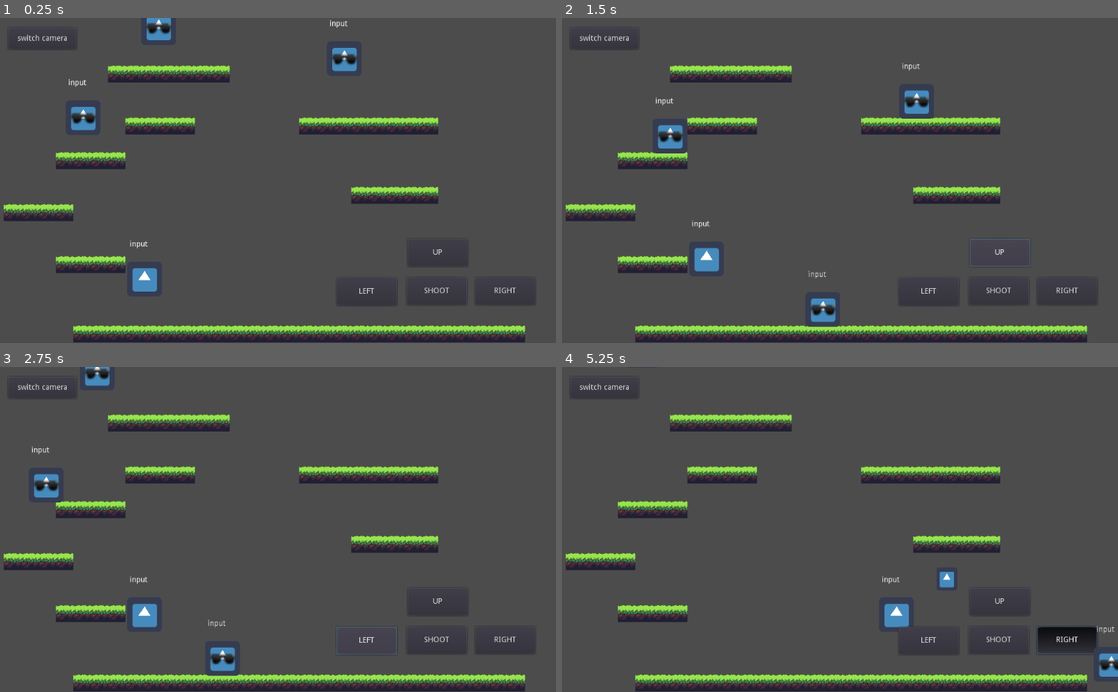
Above: before the commit, frames 1-4 (two rows, left to right).
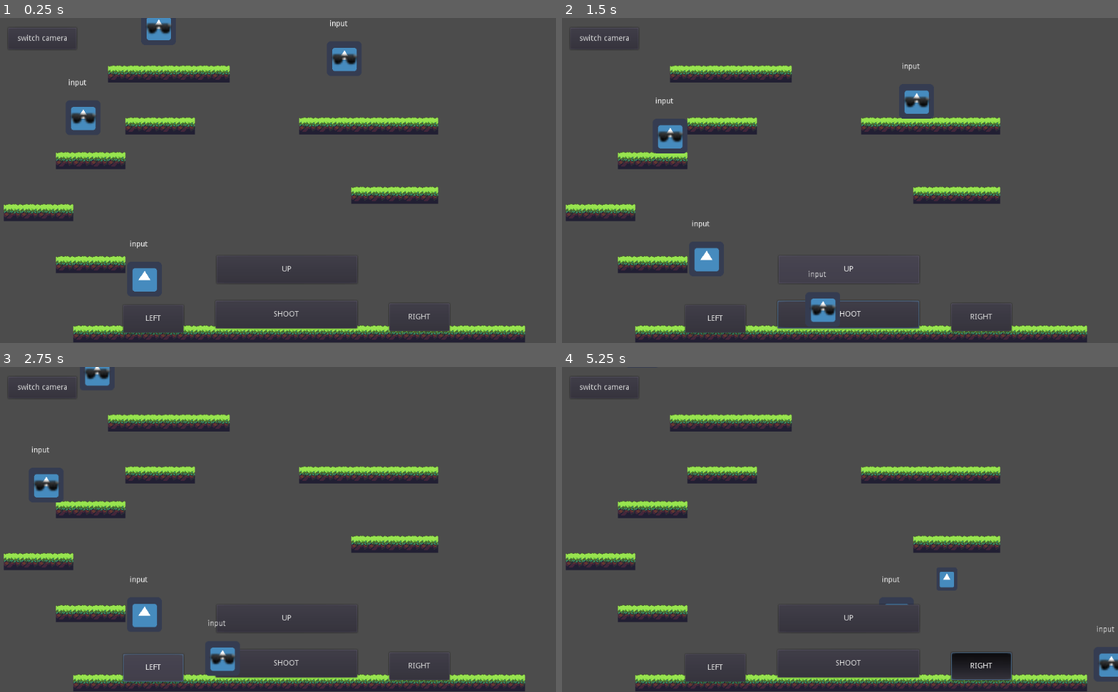
Above: after the commit, the same moments.

Repository: digitaltdesignlyngby/GodotPlatformer
Game: Godot game, scene res://scenes/Level1.tscn
The game is run twice, just before and just after one commit, with the same random seed, the same clock (stepped at 60 frames per second) and the same inputs. The engine's default icon, where the game draws it, is replaced by a stand-in: a white triangle on a blue panel in a dark square.
Inputs (mouse positions are in pixels of both pictures, inside the frame that each line leads up to):
- Up to frame 1 (0.25 s): no input
- Up to frame 2 (1.5 s): click "SHOOT" at 0.5 s; click "UP" at 1.25 s
- Up to frame 3 (2.75 s): click "LEFT" at 2 s
- Up to frame 4 (5.25 s): click "RIGHT" at 2.75 s; move the mouse to (962, 513) at 3.52 s; hold Space (shoot) 3.53-4.28 s; hold Right (ui_right) 3.53-5.03 s; click (962, 513) at 3.67 s; tap Up (ui_up) at 3.77, 4.52 s; move the mouse to (728, 545) at 4.27 s; tap Space (shoot) at 4.35 s; move the mouse to (895, 458) at 5.02 s; hold Left (ui_left) from 5.03 s (still down); hold Space (shoot) from 5.03 s (still down)

The runs differ from the first frame. In frame 1, 1.1% of the frame differs, in the area x 22-96%, y 71-98%; in frame 2, 1.1%; in frame 3, 1.2%; in frame 4, 2.9%, in the area x 22-97%, y 71-98%.

Commit message:
multi touch
Et nyt script delt imellem alle knapper muliggør multi-touch...
Der laves customized signaler i koden
Disse signaler skal tilsluttes det script der styrer player
I vores tilfælde er der et globalt script der sætter spillerens tilstande
herefter lytter playeren efter sin tilstand i det globale svript

Diff:
--- a/scenes/GUI.tscn
+++ b/scenes/GUI.tscn
@@ -1,5 +1,6 @@
-[gd_scene load_steps=2 format=2]
+[gd_scene load_steps=3 format=2]
 
+[ext_resource path="res://scripts/TouchButton.gd" type="Script" id=1]
 [ext_resource path="res://scripts/GUI.gd" type="Script" id=2]
 
 [node name="GUI" type="Node2D"]
@@ -13,43 +14,49 @@
 text = "switch camera"
 
 [node name="SHOOT" type="Button" parent="."]
-margin_left = 749.0
-margin_top = 479.0
-margin_right = 860.0
-margin_bottom = 530.0
+margin_left = 397.0
+margin_top = 522.0
+margin_right = 658.0
+margin_bottom = 573.0
 rect_pivot_offset = Vector2( 48, 19 )
 text = "SHOOT"
+script = ExtResource( 1 )
 
 [node name="UP" type="Button" parent="."]
-margin_left = 751.0
-margin_top = 408.0
-margin_right = 862.0
-margin_bottom = 459.0
+margin_left = 399.0
+margin_top = 439.0
+margin_right = 658.0
+margin_bottom = 490.0
 rect_pivot_offset = Vector2( 48, 19 )
+focus_mode = 0
+enabled_focus_mode = 0
 text = "UP"
+script = ExtResource( 1 )
 
 [node name="LEFT" type="Button" parent="."]
-margin_left = 620.0
-margin_top = 480.0
-margin_right = 731.0
-margin_bottom = 531.0
+margin_left = 227.0
+margin_top = 530.0
+margin_right = 338.0
+margin_bottom = 581.0
 rect_pivot_offset = Vector2( 48, 19 )
 text = "LEFT"
+script = ExtResource( 1 )
 
 [node name="RIGHT" type="Button" parent="."]
-margin_left = 875.0
-margin_top = 479.0
-margin_right = 986.0
-margin_bottom = 530.0
+margin_left = 717.0
+margin_top = 527.0
+margin_right = 828.0
+margin_bottom = 578.0
 rect_pivot_offset = Vector2( 48, 19 )
 text = "RIGHT"
+script = ExtResource( 1 )
 
 [connection signal="button_down" from="CAMERA" to="." method="_on_Button_button_down"]
-[connection signal="button_down" from="SHOOT" to="." method="_on_SHOOT_button_down"]
-[connection signal="button_up" from="SHOOT" to="." method="_on_SHOOT_button_up"]
-[connection signal="button_down" from="UP" to="." method="_on_UP_button_down"]
-[connection signal="button_up" from="UP" to="." method="_on_UP_button_up"]
-[connection signal="button_down" from="LEFT" to="." method="_on_LEFT_button_down"]
-[connection signal="button_up" from="LEFT" to="." method="_on_LEFT_button_up"]
-[connection signal="button_down" from="RIGHT" to="." method="_on_RIGHT_button_down"]
-[connection signal="button_up" from="RIGHT" to="." method="_on_RIGHT_button_up"]
+[connection signal="_touch_down" from="SHOOT" to="." method="_on_SHOOT_button_down"]
+[connection signal="_touch_up" from="SHOOT" to="." method="_on_SHOOT_button_up"]
+[connection signal="_touch_down" from="UP" to="." method="_on_UP_button_down"]
+[connection signal="_touch_up" from="UP" to="." method="_on_UP_button_up"]
+[connection signal="_touch_down" from="LEFT" to="." method="_on_LEFT_button_down"]
+[connection signal="_touch_up" from="LEFT" to="." method="_on_LEFT_button_up"]
+[connection signal="_touch_down" from="RIGHT" to="." method="_on_RIGHT_button_down"]
+[connection signal="_touch_up" from="RIGHT" to="." method="_on_RIGHT_button_up"]
--- /dev/null
+++ b/scripts/TouchButton.gd
@@ -0,0 +1,27 @@
+extends Button
+
+signal _touch_down
+signal _touch_up
+
+var index ## til at holde øje med hvilket klik/touch der hører til knappen!
+
+func _ready():
+	pass # Replace with function body.
+
+
+
+func _input(event):
+	if event is InputEventScreenTouch:
+		var xmin	=	rect_position.x
+		var xmax	=	rect_position.x + rect_size.x
+		var ymin	=	rect_position.y
+		var ymax	=	rect_position.y + rect_size.y
+		var x		=	event.position.x
+		var y		=	event.position.y
+		if x < xmax && x > xmin && y < ymax && y > ymin:
+			if event.pressed  : 	## knappen klikkes og index huskes
+				emit_signal("_touch_down")
+				index = event.index
+			if !event.pressed && event.index == index: ## hvis knappen slippes med dette index
+				emit_signal("_touch_up")
+			pass
